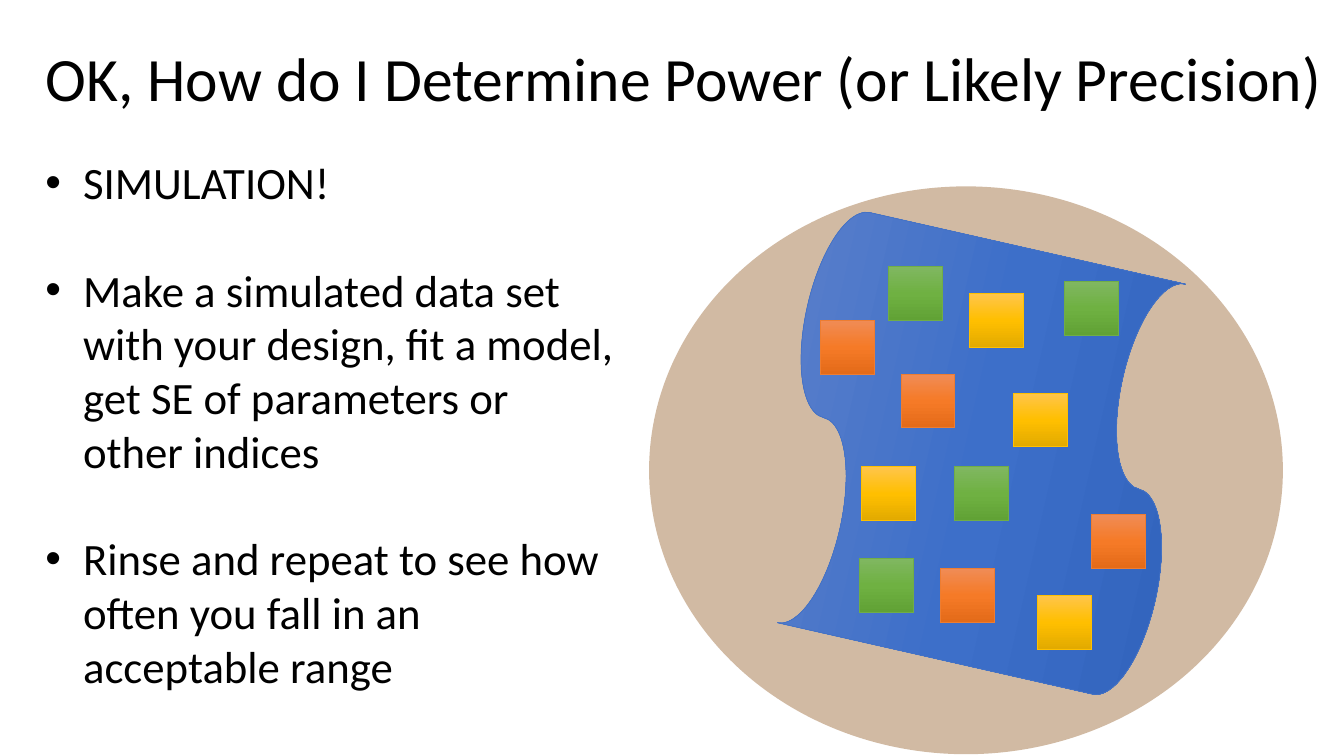
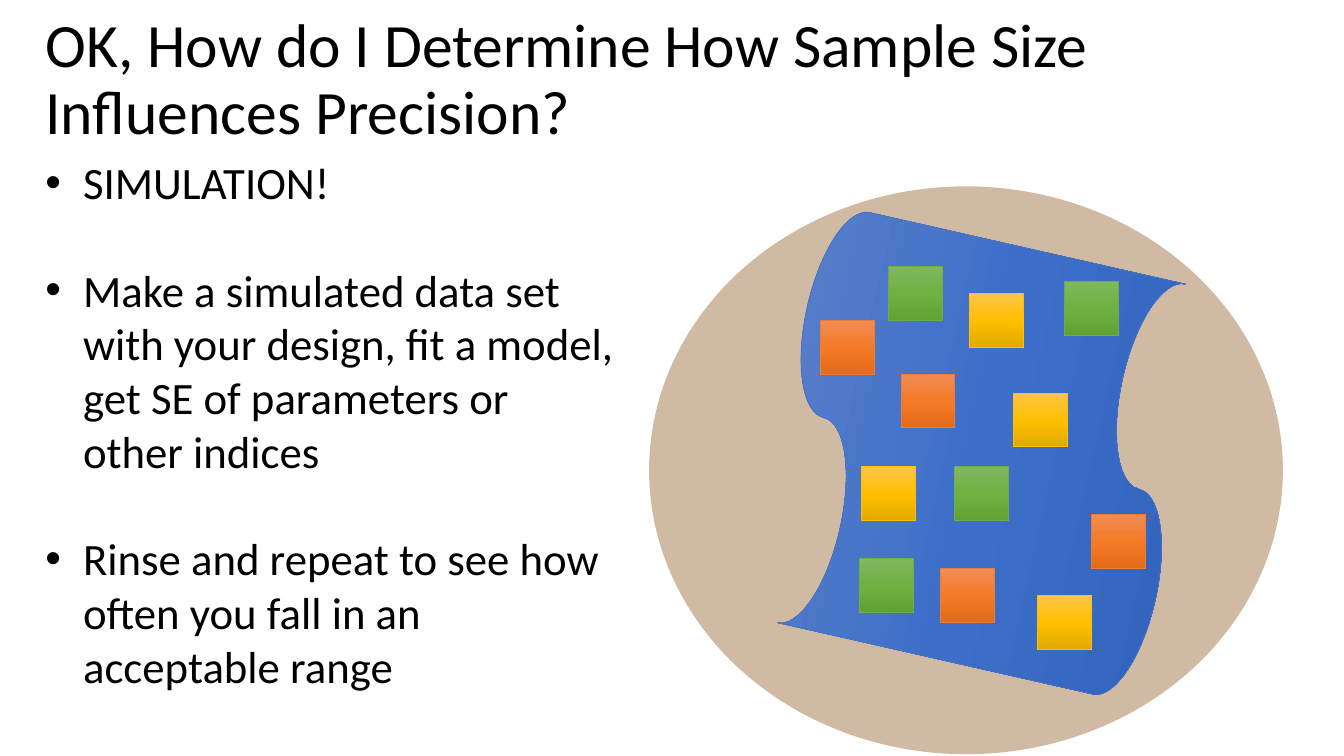
Before and after one commit to biol607/biol607.github.io, a slide deck: slide 40 of lectures/causality_experiments.pptx (slide 21 before the commit). Drawn at 1344x756 pixels with LibreOffice and Linux fonts; fonts in the diff are those of the drawing. Boxes give left, top, right and bottom in pixels: in the first picture for what was removed or moved away, otherwise in the second. Text is boxed around its words. In the diff, an @@ line names an element or a change of style, - is before the commit and + after.

```diff
--- a/lectures/causality_experiments.pptx
+++ b/lectures/causality_experiments.pptx
@@ title at [45,24,1087,135]: text changed @@
-OK, How do I Determine Power (or Likely Precision)
+OK, How do I Determine How Sample Size Influences Precision?
```
Also in this commit, not shown: 10 other slides changed, 22 slides added, 22 slides removed.
